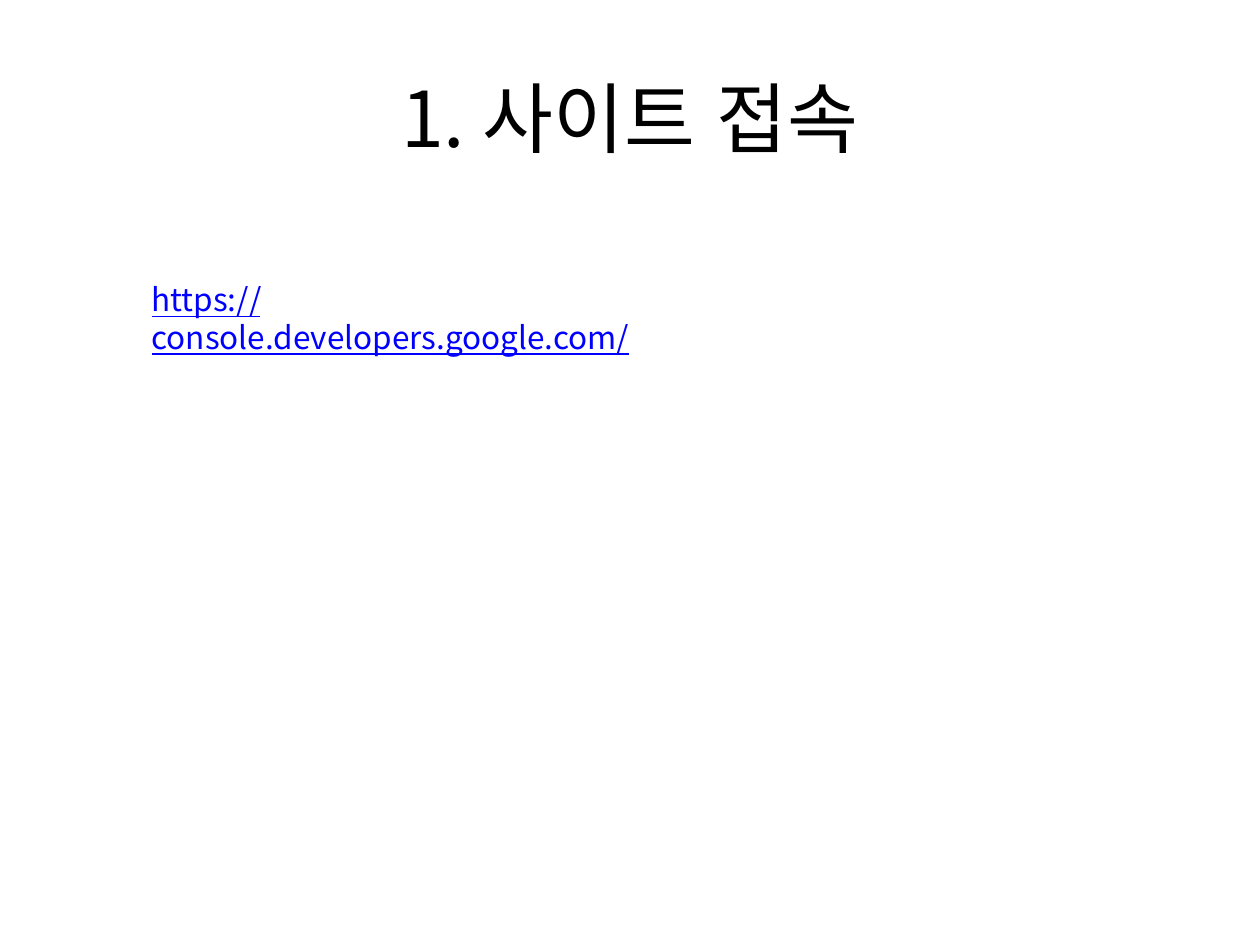
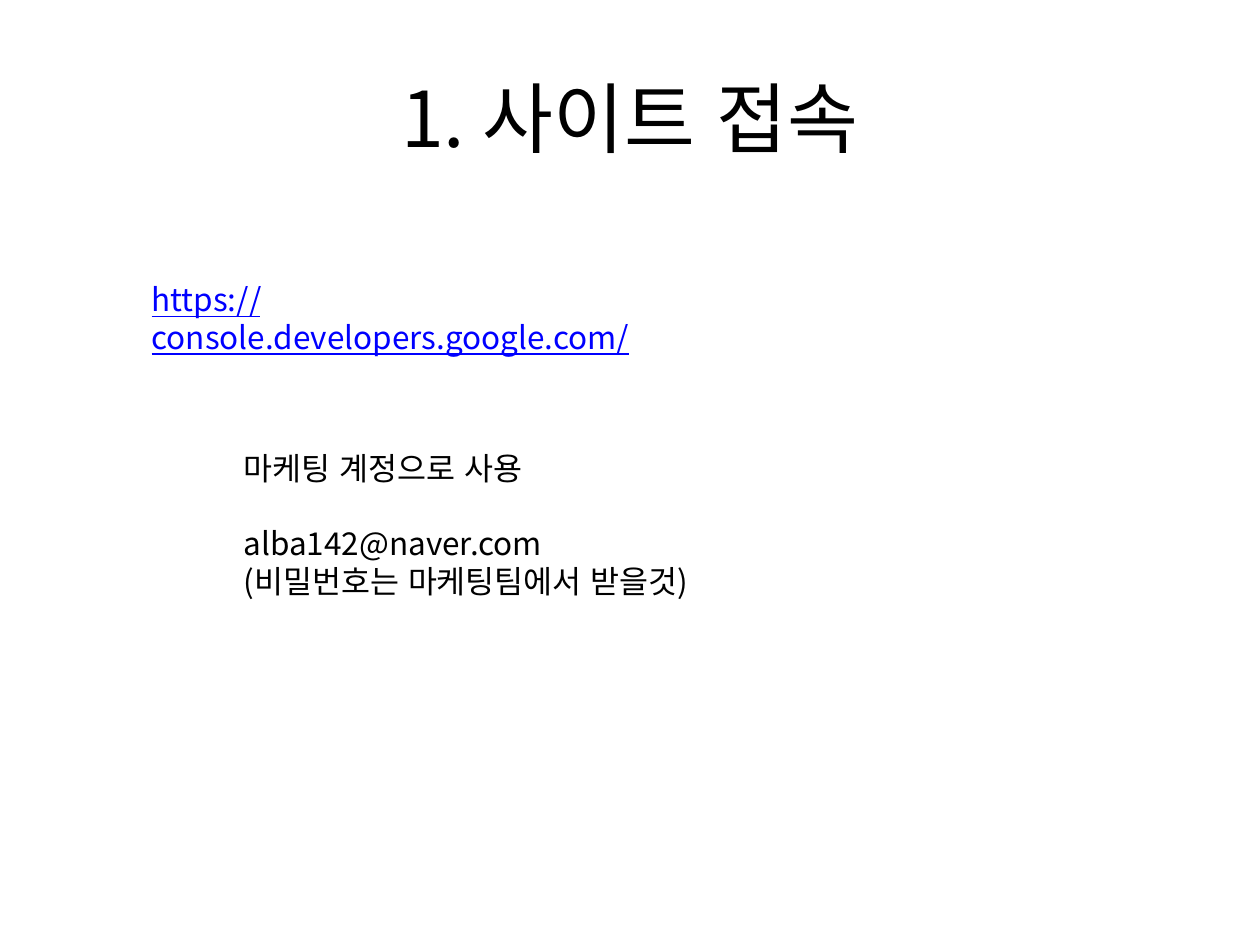
Before and after one commit to zzingyuna/test_site.github.io, a slide deck: slide 2 of image/get_google_api_account.pptx. Drawn at 1260x945 pixels with LibreOffice and Linux fonts; fonts in the diff are those of the drawing. Boxes give left, top, right and bottom in pixels: in the first picture for what was removed or moved away, otherwise in the second. Text is boxed around its words. In the diff, an @@ line names an element or a change of style, - is before the commit and + after.

```diff
--- a/image/get_google_api_account.pptx
+++ b/image/get_google_api_account.pptx
@@ text added at (244, 454, 689, 599), 18 pt, text #000000 @@
+마케팅 계정으로 사용
+alba142@naver.com
+(비밀번호는 마케팅팀에서 받을것)
```
Also in this commit, not shown: 12 slides added, 5 slides removed.
